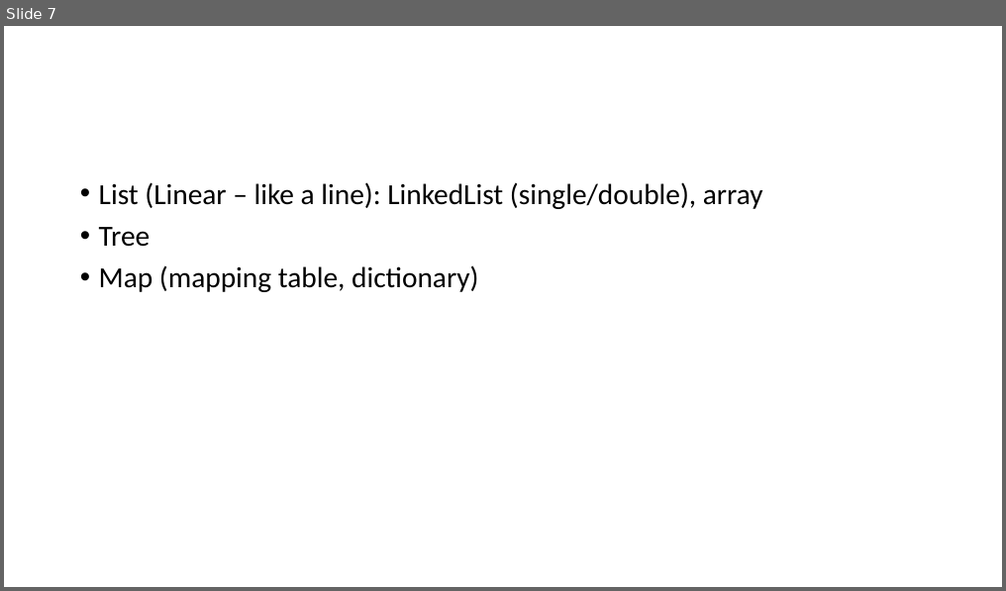
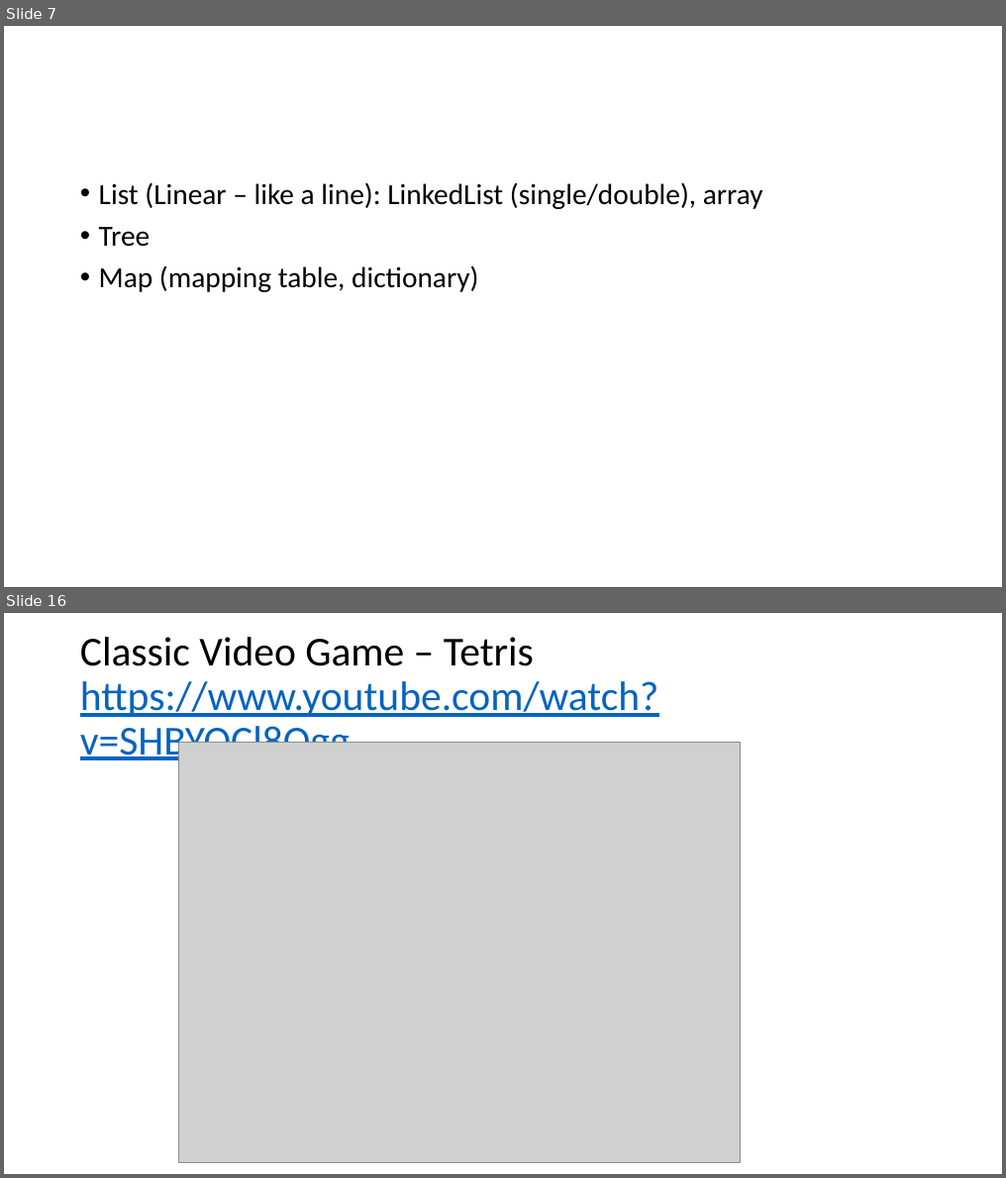
Before and after one commit to brianwhu/fun-in-js, a slide deck: documents/DataStructures.pptx. Shown one above the other, each under a label of ours: slide 7 before the commit, slides 7 and 16 after it; the slides between them are not shown. The pictures are 1006x591 and 1006x1178 pixels, drawn with LibreOffice and Linux fonts; fonts in the diff are those of the drawing; grey boxes stand for pictures. Boxes give left, top, right and bottom in pixels: in the first picture for what was removed or moved away, otherwise in the second. Text is boxed around its words. In the diff, an @@ line names an element or a change of style, - is before the commit and + after.

```diff
--- a/documents/DataStructures.pptx
+++ b/documents/DataStructures.pptx
@@ slide 16 added at (x1=4, y1=613, x2=1002, y2=1174), background #FFFFFF @@
@@ title added at (x1=80, y1=637, x2=659, y2=765), 39.6 pt, text #0563C1, underline @@
+Classic Video Game – Tetris https://www.youtube.com/watch?v=SHBYOCl8Ogg
@@ picture added at (x1=178, y1=742, x2=741, y2=1163) @@
```
Also in this commit, not shown: 17 other slides added, 6 other files.
